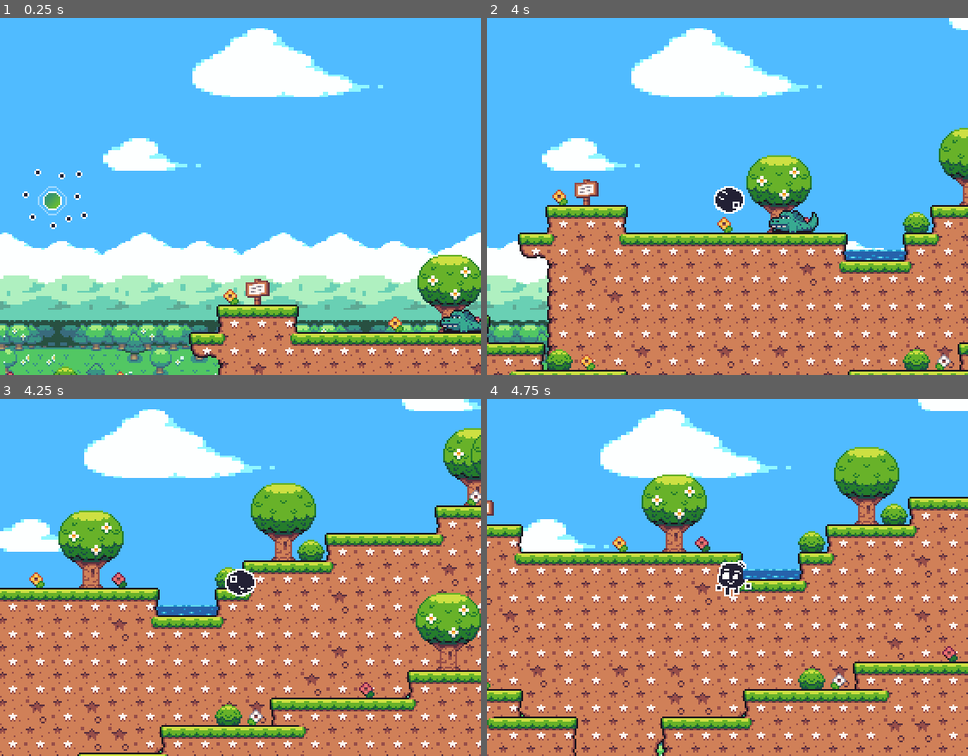
Above: before the commit, frames 1-4 (two rows, left to right).
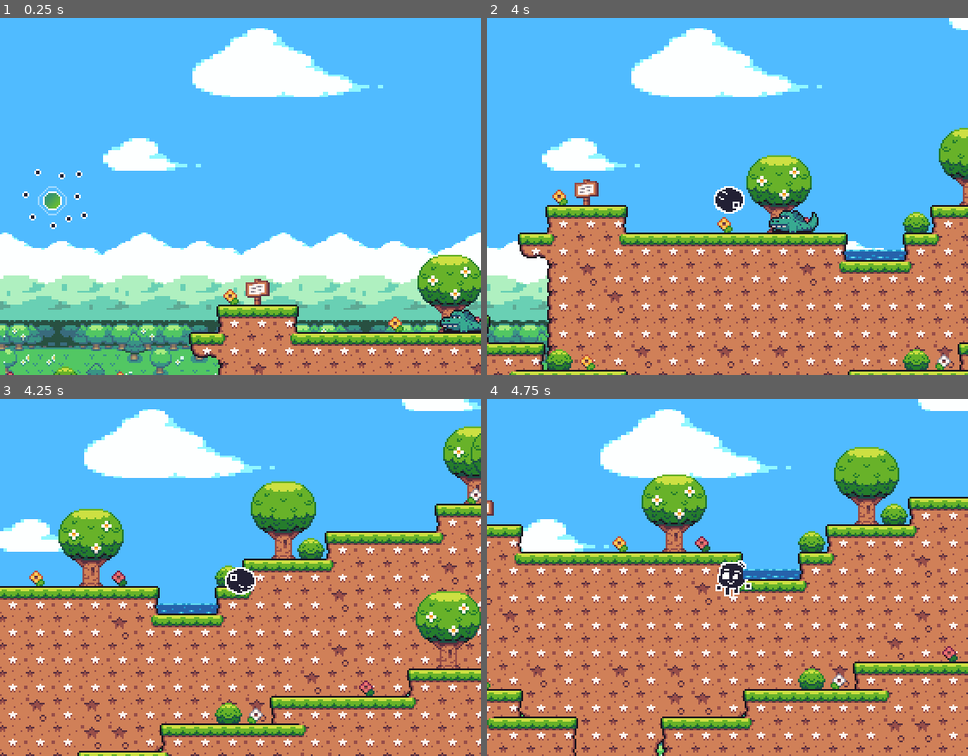
Above: after the commit, the same moments.

Repository: AugustoCGM/Project-Godot
Game: Godot game, scene res://scene/game.tscn
Same seed, same stepped clock (60 frames per second), same inputs: the game is played once before the commit and once after it.
Inputs:
- Up to frame 1 (0.25 s): no input
- Up to frame 2 (4 s): hold Space (jump) 0.53-1.28 s; hold D (right) 0.53-2.03 s; tap Shift (crouch) at 1.35, 2.85 s; tap Space (jump) at 1.52, 1.55, 1.82, 3.02, 3.05, 3.32 s; hold A (left) 2.03-2.78 s; hold Space (jump) 2.03-2.78 s; hold D (right) from 2.78 s (still down); hold Space (jump) from 3.53 s (still down)
- Up to frame 3 (4.25 s): keep holding D (right); keep holding Space (jump)
- Up to frame 4 (4.75 s): release D (right) at 4.28 s; release Space (jump) at 4.28 s; hold A (left) from 4.28 s (still down); tap Shift (crouch) at 4.35 s; tap Space (jump) at 4.52, 4.55 s

Frames 1-2 are identical in both runs. In frame 3, 17% of the frame differs, in the area x 0-100%, y 7-100%; in frame 4, nothing differs.

Commit message:
ampliando os estados do player

Diff:
--- a/scripts/player.gd
+++ b/scripts/player.gd
@@ -14,13 +14,18 @@
 @onready var ani: AnimatedSprite2D = $AnimatedSprite2D
 @onready var colision_shape: CollisionShape2D = $CollisionShape2D
 
+# Constantes de Movimento Base
 const SPEED = 160.0
 const CROUCH_SPEED = 80.0
 const ROLL_SPEED = 300.0
 const JUMP_VELOCITY = -300.0
+
+# Constantes de Habilidades e Combate
 const DIVE_VELOCITY = 600.0
 const BOOST_SPEED = 600.0
 const BOOST_DURATION = 0.4
+const SUPER_JUMP_VELOCITY = -500.0
+const KNOCKBACK_FORCE = Vector2(100.0, -200.0) # X = Força horizontal, Y = Altura do pulo de dano
 
 var status: PlayerState
 var has_double_jumped: bool = false
@@ -116,16 +121,21 @@
 	ani.play("roll")
 	boost_timer = BOOST_DURATION
 
-	# Aplica a explosão máxima de velocidade no frame 0 do impulso
 	var dir = -1 if ani.flip_h else 1
 	velocity.x = dir * BOOST_SPEED
 
-	# Tremor suavizado
 	trigger_camera_shake(3.5, 6.0)
 
 func go_to_dead_state():
 	status = PlayerState.dead
 	ani.play("dead")
+
+	trigger_camera_shake(3.5, 6.0)
+
+	# Direção inversa para o Knockback
+	var dir = 1 if ani.flip_h else -1
+	velocity.x = dir * KNOCKBACK_FORCE.x
+	velocity.y = KNOCKBACK_FORCE.y
 
 # ==========================================
 # MÓDULO: COMPORTAMENTOS POR ESTADO
@@ -239,19 +249,17 @@
 	velocity.y = DIVE_VELOCITY
 
 	if is_on_floor():
-		# Impacto severo reduzido à metade para maior conforto visual
-		trigger_camera_shake(3.5, 5.0)
+		trigger_camera_shake(3.5, 6.0)
+		velocity.y = SUPER_JUMP_VELOCITY
 		has_double_jumped = false
-		go_to_idle_state()
+		go_to_jump_state()
 
 func boost_state(delta: float):
 	boost_timer -= delta
 
-	# Determina o vetor alvo (velocidade normal de movimento)
 	var dir = -1 if ani.flip_h else 1
 	var target_speed = dir * SPEED
 
-	# Desacelera do BOOST_SPEED até o SPEED normal a uma taxa de 500 pixels por segundo
 	velocity.x = move_toward(velocity.x, target_speed, 500.0 * delta)
 
 	if Input.is_action_just_pressed("jump"):
@@ -267,19 +275,12 @@
 		else:
 			go_to_idle_state()
 
-	if boost_timer <= 0:
-		if not is_on_floor():
-			go_to_jump_state()
-		elif Input.get_axis("left", "right") != 0:
-			go_to_walk_state()
-		else:
-			go_to_idle_state()
-
-func dead_state(_delta):
-	pass
-
-# ==========================================
-# MÓDULO: FUNÇÕES AUXILIARES
+func dead_state(delta: float):
+	if is_on_floor():
+		velocity.x = move_toward(velocity.x, 0, SPEED * 2 * delta)
+
+# ==========================================
+# MÓDULO: FUNÇÕES AUXILIARES E SINAIS
 # ==========================================
 
 func update_facing(direction: float):
@@ -288,10 +289,23 @@
 	elif direction < 0:
 		ani.flip_h = true
 
-
 func _on_hitbox_area_entered(area: Area2D) -> void:
-	if velocity.y > 0:
-	 	#inimigo morre
-		area.get_parent().queue_free()
-	else:
-		go_to_dead_state()
+	match status:
+		PlayerState.boost:
+			area.get_parent().queue_free()
+			trigger_camera_shake(4.0, 5.0)
+
+		PlayerState.dive:
+			area.get_parent().queue_free()
+			trigger_camera_shake(5.0, 5.0)
+			velocity.y = JUMP_VELOCITY
+			has_double_jumped = false
+			go_to_jump_state()
+
+		_:
+			if velocity.y > 0:
+				velocity.y = JUMP_VELOCITY
+				has_double_jumped = false
+				go_to_jump_state()
+			else:
+				go_to_dead_state()
Binary file changed: sprites/black blob/blob_full.aseprite
